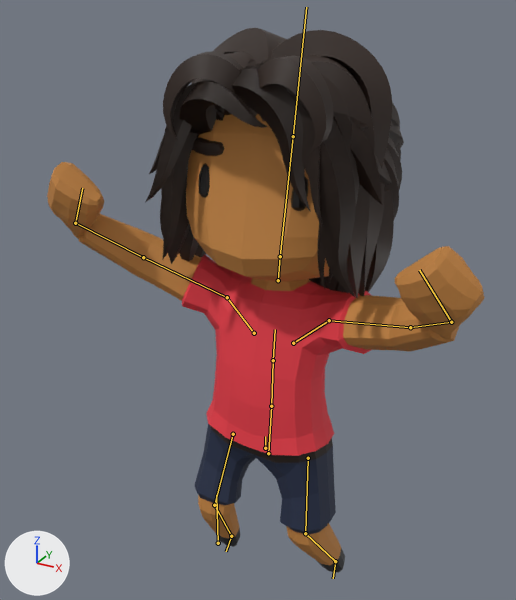
Before and after pictures for a commit that changed the glTF model models-src/body-b.anim.glb.
One viewpoint serves both versions: a 50 mm lens placed at (3.24, -6.1, 6.82), pointed at (-0.3, 0.32, 3.61). The lights are fixed; the arrows at lower left show +X, +Y and +Z. The first picture is the older version. Both versions are drawn at frame 28 of the action 'cheer'; the numbers are the values there. The bones that change, and the others that lie on the model, are drawn over the model as lines.

Names of what the first picture shows: 'body', 'hair_bun', 'hair_buzz', 'hair_long'.
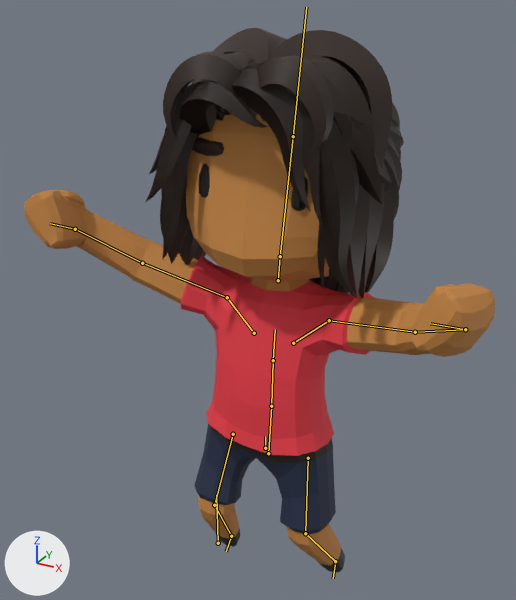
What the commit changed:
Bone 'UpperArm_L' (bone_upperarm_l) turns from (11, -21, -27) to (8, -17, -21) degrees about its own x, y and z.
Bone 'LowerArm_L' (bone_lowerarm_l) turns from (1, 1, -27) to (5, -3, -26) degrees about its own x, y and z.
Bone 'Fist_L' (bone_fist_l) turns from (-96, -128, 29) to (-11, -51, -54) degrees about its own x, y and z.
Bone 'UpperArm_R' (bone_upperarm_r) turns from (21, 18, 36) to (16, 15, 28) degrees about its own x, y and z.
Bone 'LowerArm_R' (bone_lowerarm_r) turns from (1, 0, 18) to (6, 3, 20) degrees about its own x, y and z.
Bone 'Fist_R' (bone_fist_r) turns from (-88, 128, -22) to (-14, 55, 45) degrees about its own x, y and z.

What differs and where, as boxes (x1, y1, x2, y2) in the pictures (516 x 600 px):
'body', posed (8% wider): before (47, 114, 484, 572); after (24, 114, 495, 572)
bone 'UpperArm_L', root to tip: before (329, 320) to (410, 327); after (329, 320) to (415, 332)
bone 'LowerArm_L', root to tip: before (410, 327) to (451, 322); after (415, 332) to (465, 329)
bone 'Fist_L', root to tip: before (451, 322) to (419, 270); after (465, 329) to (430, 323)
bone 'UpperArm_R', root to tip: before (227, 297) to (143, 257); after (227, 297) to (142, 263)
bone 'LowerArm_R', root to tip: before (143, 257) to (75, 223); after (142, 263) to (75, 229)
bone 'Fist_R', root to tip: before (75, 223) to (82, 188); after (75, 229) to (50, 223)
